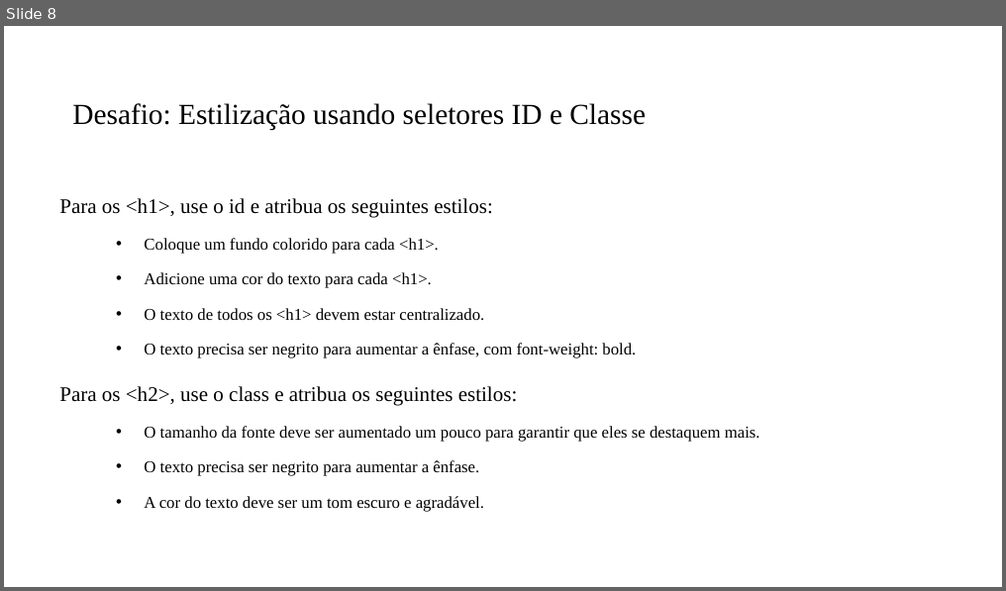
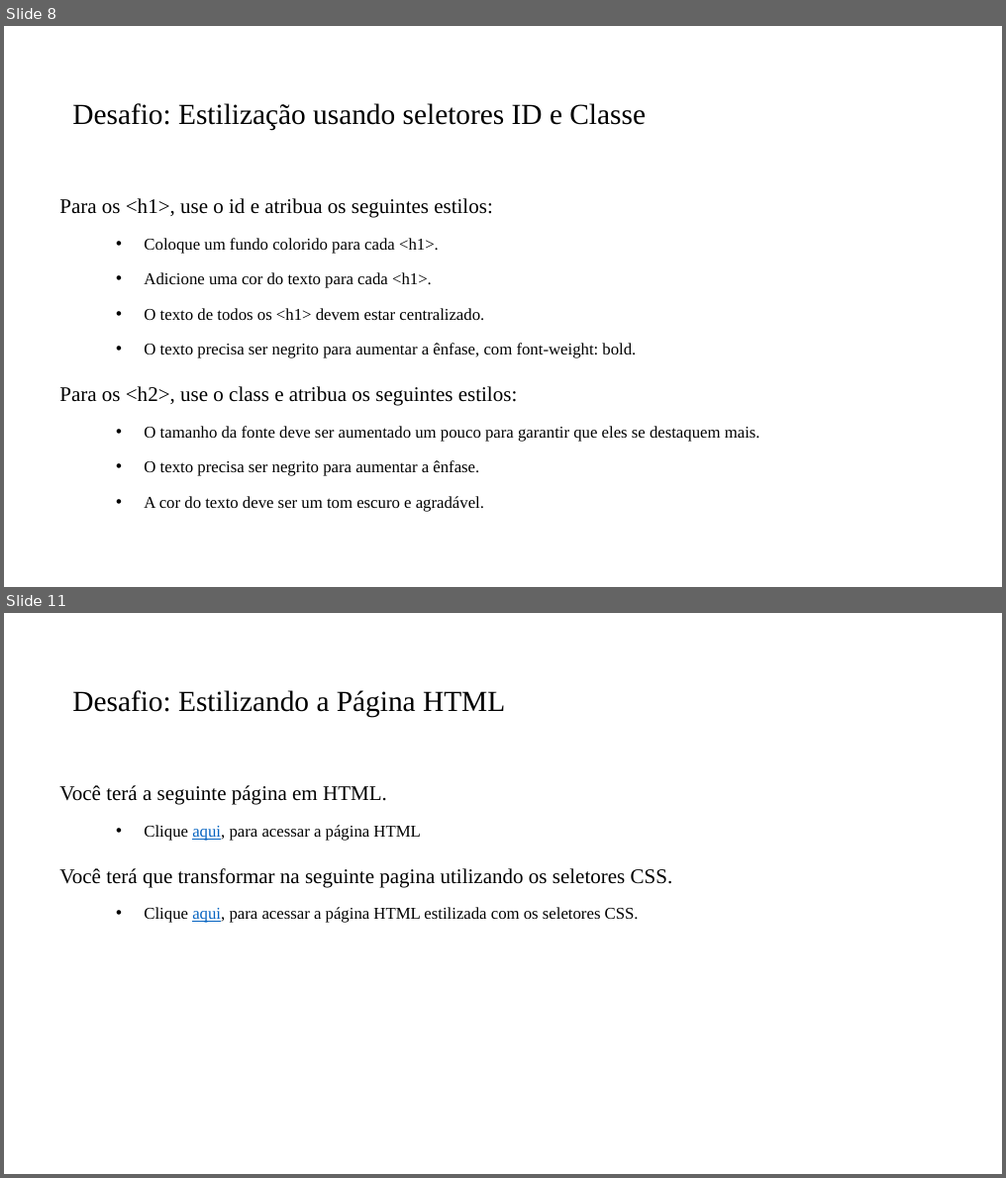
Before and after one commit to PedroMiho/Logica-de-Programacao, a slide deck: Módulo 01 - HTML e CSS/Aula 05 - Introdução a Seletores no CSS/Introdução aos Seletores CSS.pptx. Shown one above the other, each under a label of ours: slide 8 before the commit, slides 8 and 11 after it; the slides between them are not shown. The pictures are 1006x591 and 1006x1178 pixels, drawn with LibreOffice and Linux fonts; fonts in the diff are those of the drawing; background and template pictures are left out. Boxes give left, top, right and bottom in pixels: in the first picture for what was removed or moved away, otherwise in the second. Text is boxed around its words. In the diff, an @@ line names an element or a change of style, - is before the commit and + after.

```diff
--- a/Módulo 01 - HTML e CSS/Aula 05 - Introdução a Seletores no CSS/Introdução aos Seletores CSS.pptx
+++ b/Módulo 01 - HTML e CSS/Aula 05 - Introdução a Seletores no CSS/Introdução aos Seletores CSS.pptx
@@ slide 11 added at [4,613,1002,1174], background #FFFFFF @@
@@ title added at [72,690,505,718], 28 pt, text #000000 @@
+Desafio: Estilizando a Página HTML
@@ text added at [59,785,673,923], 16 pt, text #000000 @@
+Você terá a seguinte página em HTML.
+  • Clique aqui, para acessar a página HTML
+Você terá que transformar na seguinte pagina utilizando os seletores CSS.
+  • Clique aqui, para acessar a página HTML estilizada com os seletores CSS.
```
Also in this commit, not shown: 1 slide changed, 1 other slide added.
